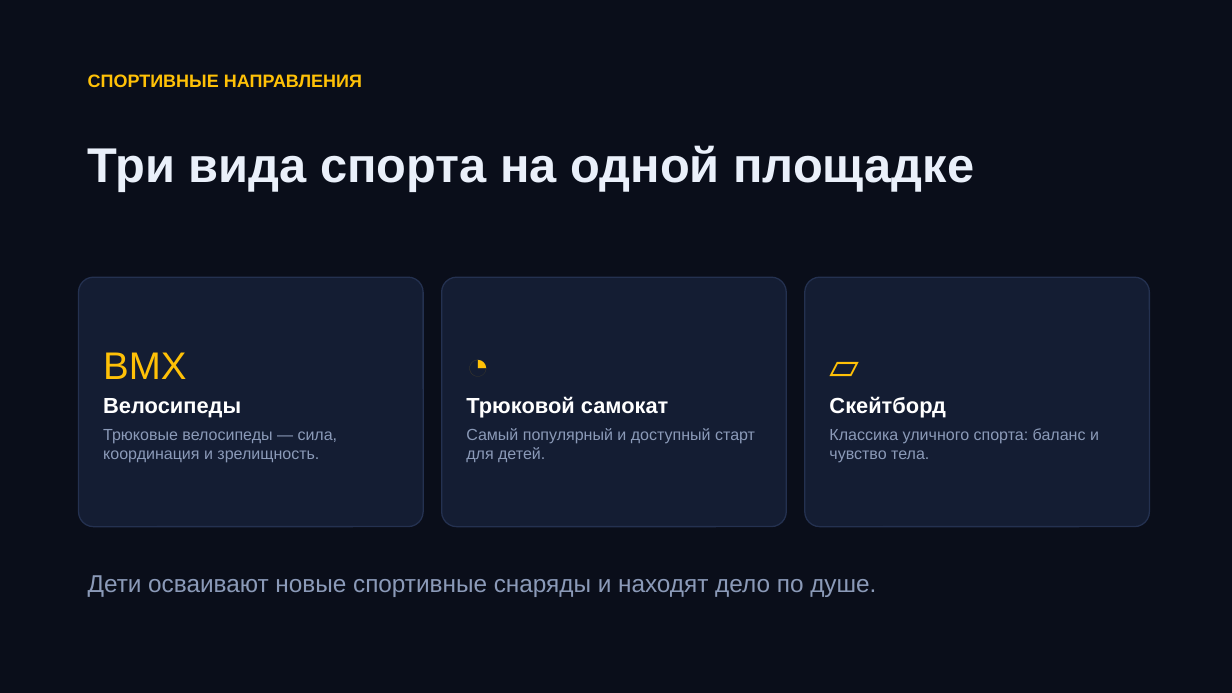
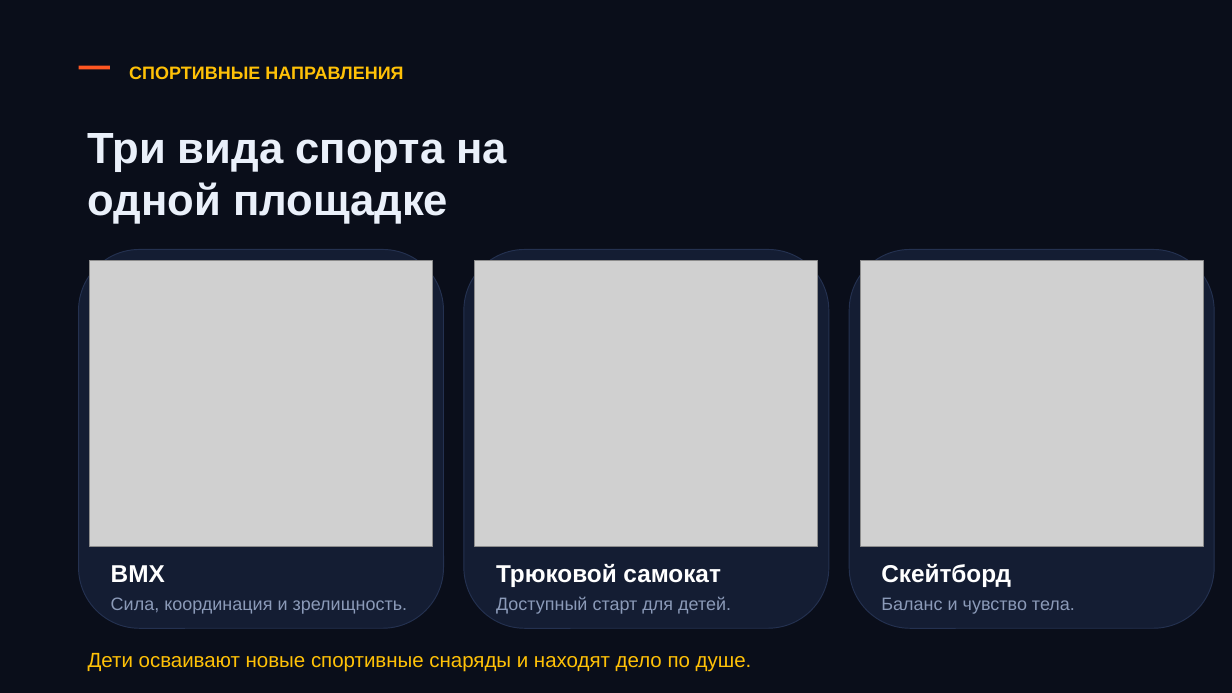
Before and after one commit to sommeliermitrofanov-code/napitki-fartuny, a slide deck: slide 4 of skatepark.pptx. Drawn at 1232x693 pixels with LibreOffice and Linux fonts; fonts in the diff are those of the drawing; grey boxes stand for pictures. Boxes give left, top, right and bottom in pixels: in the first picture for what was removed or moved away, otherwise in the second. Text is boxed around its words. In the diff, an @@ line names an element or a change of style, - is before the commit and + after.

```diff
--- a/skatepark.pptx
+++ b/skatepark.pptx
@@ text "СПОРТИВНЫЕ НАПРАВЛЕНИЯ": place and size @@
-text "СПОРТИВНЫЕ НАПРАВЛЕНИЯ" at (88,74,362,87)
+text "СПОРТИВНЫЕ НАПРАВЛЕНИЯ" at (129,66,403,79)
@@ rectangle added at (79,66,110,69), fill #FF5722 @@
@@ text "Три вида спорта на одной ...": place and size @@
-text "Три вида спорта на одной ..." at (88,145,974,192)
+text "Три вида спорта на одной ..." at (88,133,507,224)
@@ text "Три вида спорта на одной ..." at (88,133,507,224): size 38 to 34 pt @@
@@ rounded rectangle added at (79,250,444,628), fill #141D33, outline #243150 0.75 pt @@
@@ picture added at (90,261,433,546) @@
@@ rounded rectangle added at (464,250,829,628), fill #141D33, outline #243150 0.75 pt @@
@@ picture added at (475,261,818,546) @@
@@ rounded rectangle added at (849,250,1214,628), fill #141D33, outline #243150 0.75 pt @@
@@ picture added at (860,261,1203,546) @@
@@ rounded rectangle removed at (79,277,423,527) @@
-BMX
-Велосипеды
-Трюковые велосипеды — сила, координация и зрелищность.
@@ rounded rectangle removed at (442,277,787,527) @@
-◔
-Трюковой самокат
-Самый популярный и доступный старт для детей.
@@ rounded rectangle removed at (805,277,1150,527) @@
-▱
-Скейтборд
-Классика уличного спорта: баланс и чувство тела.
@@ text added at (111,565,408,614), 14 pt, text #8B9AB8 @@
+BMX
+Сила, координация и зрелищность.
@@ text added at (496,564,731,614), 14 pt, text #8B9AB8 @@
+Трюковой самокат
+Доступный старт для детей.
@@ text added at (881,564,1075,614), 14 pt, text #8B9AB8 @@
+Скейтборд
+Баланс и чувство тела.
@@ text "Дети осваивают новые спортивные снаряды ...": place and size @@
-text "Дети осваивают новые спортивные снаряды ..." at (88,575,876,597)
+text "Дети осваивают новые спортивные снаряды ..." at (88,653,752,672)
@@ text "Дети осваивают новые спортивные снаряды ..." at (88,653,752,672): size 19 to 16 pt, text colour #8B9AB8 to #FFC107 @@
```
Also in this commit, not shown: 9 other slides changed, 26 other files.
